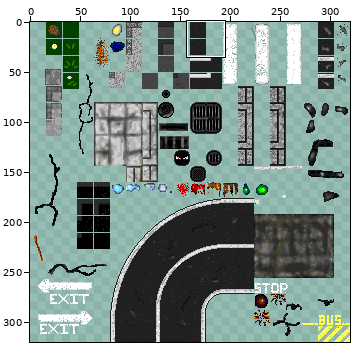
Two versions of one sprite sheet, Assets/Graph/images/sol_urbain.png. Above: a wide view before the commit, with the close-up outlined.
Close-up. Before:
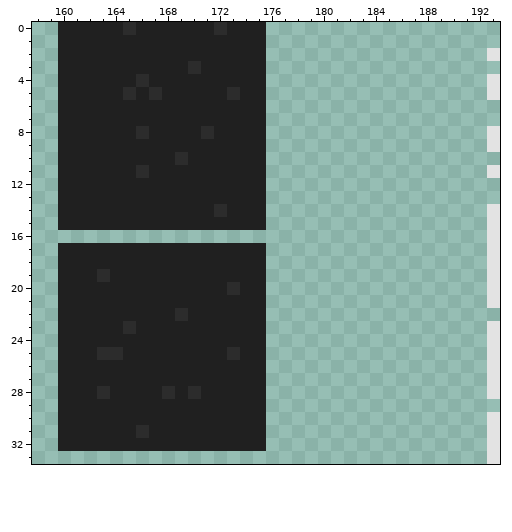
The file is 320x320 pixels. Colours within 5 levels of each other are drawn and written as one. Shown: x 158..193, y 0..33.
After:
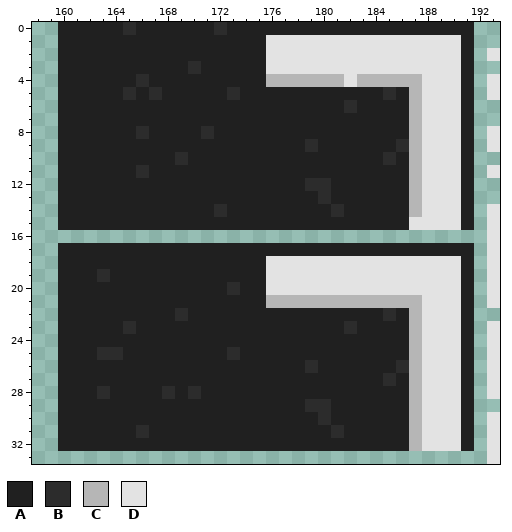
Palette (. is transparent): A #202020  B #2c2c2c  C #b6b6b6  D #e3e3e3
From old to new:
y 0: x 176..191 ................ -> AAAAAAAAAAAAAAAA
y 1..3: x 176..191 ................ -> DDDDDDDDDDDDDDDA
y 4: x 176..191 ................ -> CCCCCCDCCCCCDDDA
y 5: x 176..191 ................ -> AAAAAAAAABACDDDA
y 6: x 176..191 ................ -> AAAAAABAAAACDDDA
y 7..8: x 176..191 ................ -> AAAAAAAAAAACDDDA
y 9: x 176..191 ................ -> AAABAAAAAABCDDDA
y 10: x 176..191 ................ -> AAAAAAAAABACDDDA
y 11: x 176..191 ................ -> AAAAAAAAAAACDDDA
y 12: x 176..191 ................ -> AAABBAAAAAACDDDA
y 13: x 176..191 ................ -> AAAABAAAAAACDDDA
y 14: x 176..191 ................ -> AAAAABAAAAACDDDA
y 15: x 176..191 ................ -> AAAAAAAAAAADDDDA
y 17: x 176..191 ................ -> AAAAAAAAAAAAAAAA
y 18..20: x 176..191 ................ -> DDDDDDDDDDDDDDDA
y 21: x 176..191 ................ -> CCCCCCCCCCCCDDDA
y 22: x 176..191 ................ -> AAAAAAAAABACDDDA
y 23: x 176..191 ................ -> AAAAAABAAAACDDDA
y 24..25: x 176..191 ................ -> AAAAAAAAAAACDDDA
y 26: x 176..191 ................ -> AAABAAAAAABCDDDA
y 27: x 176..191 ................ -> AAAAAAAAABACDDDA
y 28: x 176..191 ................ -> AAAAAAAAAAACDDDA
y 29: x 176..191 ................ -> AAABBAAAAAACDDDA
y 30: x 176..191 ................ -> AAAABAAAAAACDDDA
y 31: x 176..191 ................ -> AAAAABAAAAACDDDA
y 32: x 176..191 ................ -> AAAAAAAAAAACDDDA
Pixel boxes of the changes (left, top, right, bottom) in both close-ups:
added: (266, 22, 474, 451)
